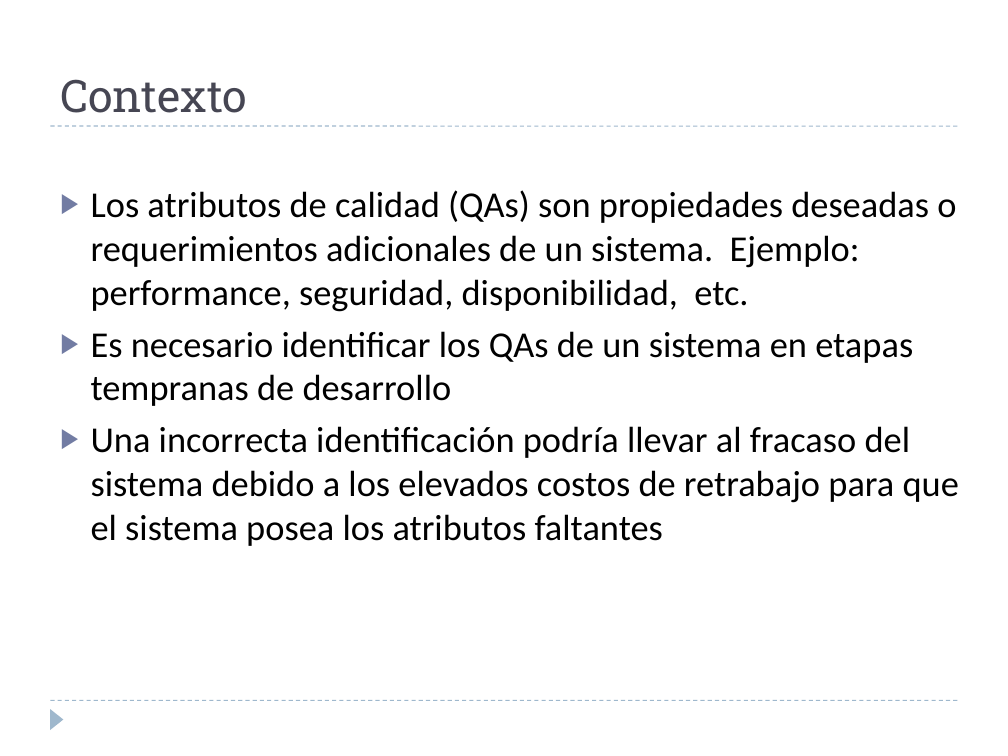
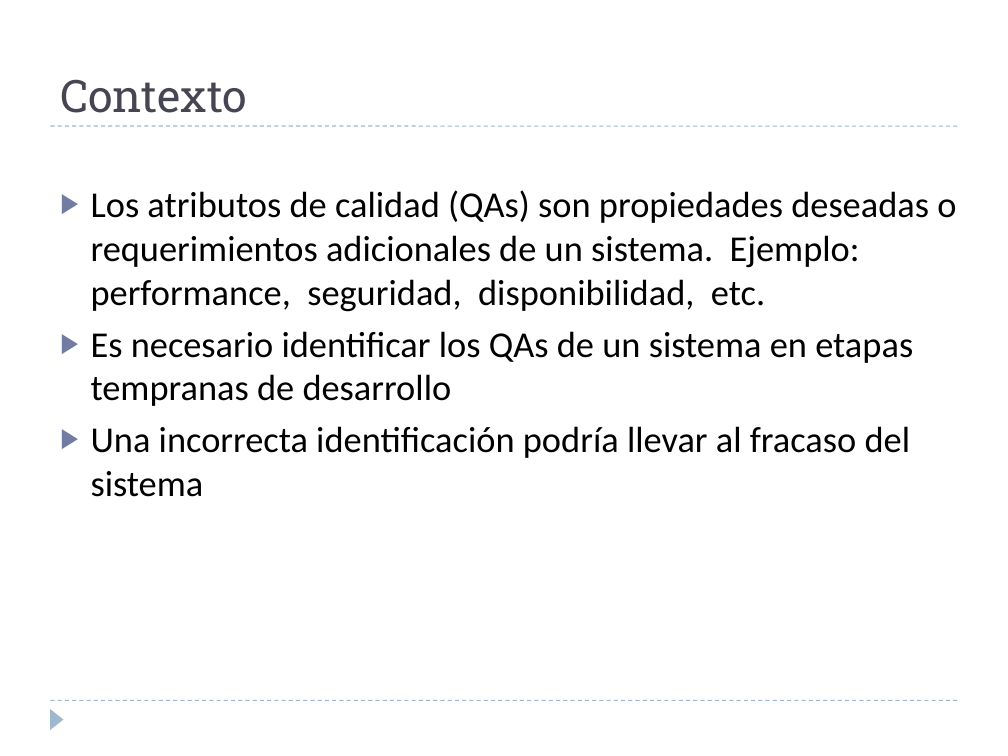
Before and after one commit to alejandrorago/qatesis2, a slide deck: slide 4 of Capitulos Finales/FilminasV0.2.pptx. Drawn at 1008x756 pixels with LibreOffice and Linux fonts; fonts in the diff are those of the drawing. Boxes give left, top, right and bottom in pixels: in the first picture for what was removed or moved away, otherwise in the second. Text is boxed around its words. In the diff, an @@ line names an element or a change of style, - is before the commit and + after.

```diff
--- a/Capitulos Finales/FilminasV0.2.pptx
+++ b/Capitulos Finales/FilminasV0.2.pptx
@@ text at <box>91,426,911,497</box>: text changed @@
-▶ Una incorrecta identificación podría llevar al fracaso del sistema debido a los elevados costos de retrabajo para que el sistema posea los atributos faltantes
+▶ Una incorrecta identificación podría llevar al fracaso del sistema
```
Also in this commit, not shown: 5 other slides changed.
